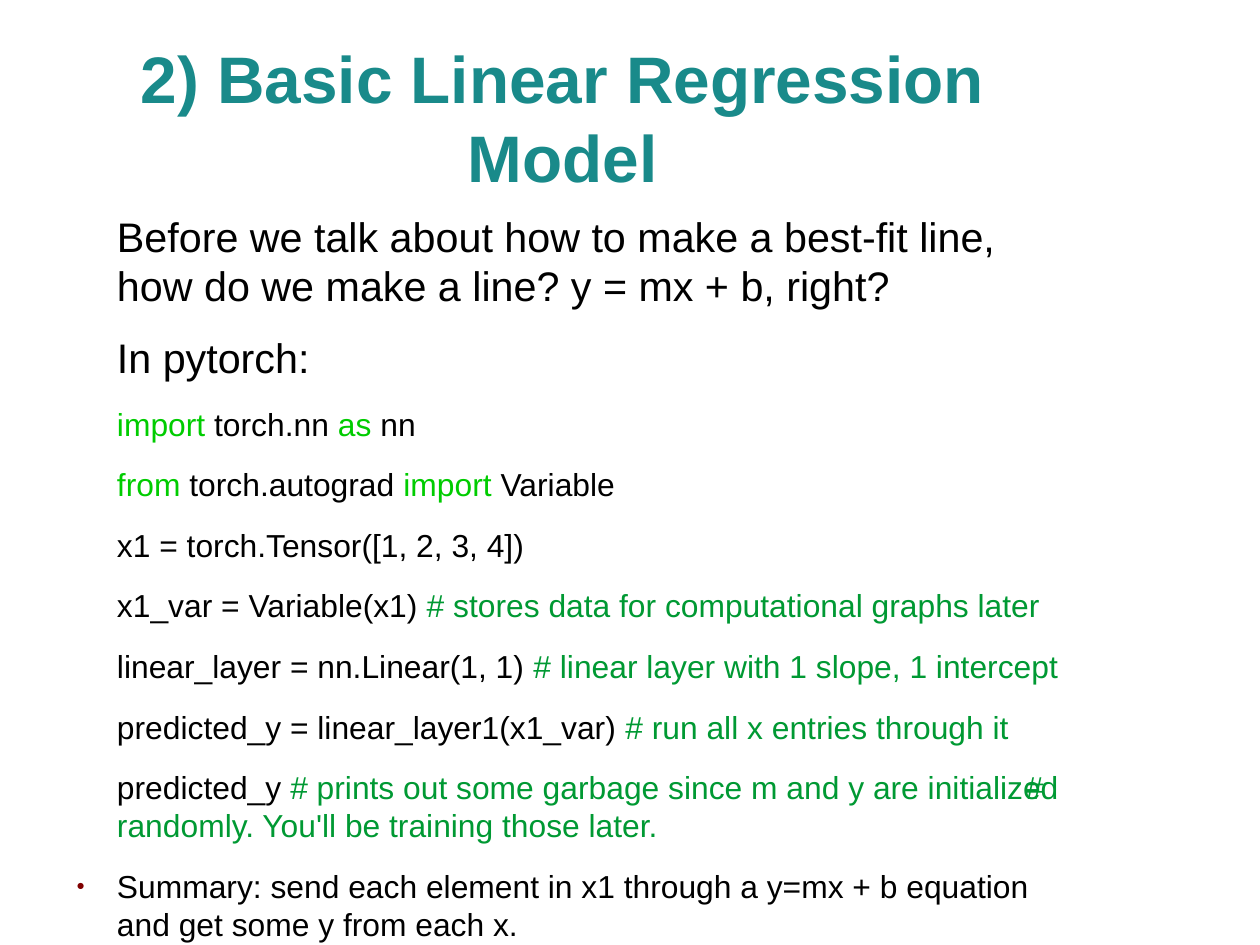
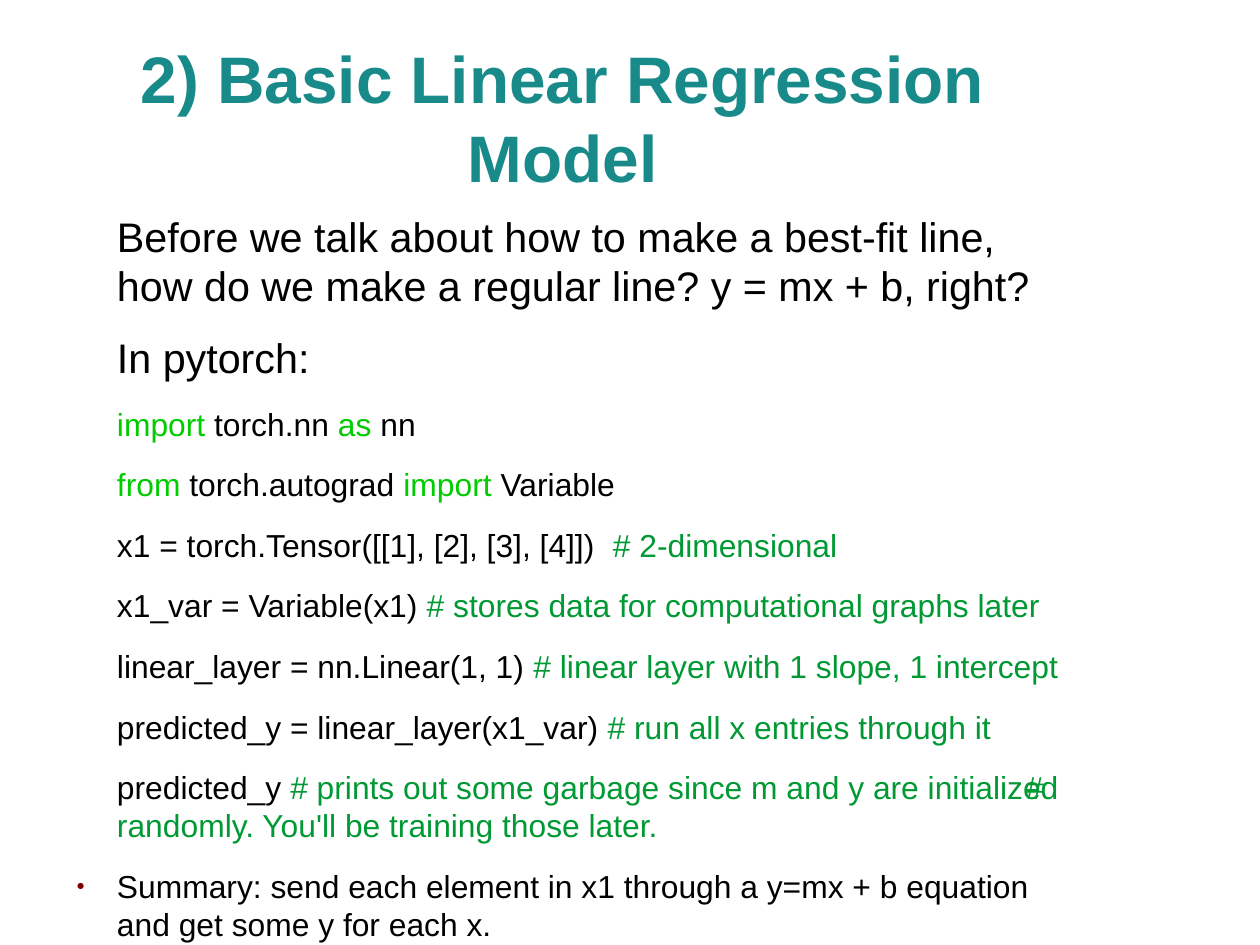
Before and after one commit to joshualmitchell/joshualmitchell.github.io, a slide deck: slide 7 of _posts/DL PyTorch Presentation.odp. Drawn at 1260x945 pixels with LibreOffice and Linux fonts; fonts in the diff are those of the drawing; background and template pictures are left out. Boxes give left, top, right and bottom in pixels: in the first picture for what was removed or moved away, otherwise in the second. Text is boxed around its words. In the diff, an @@ line names an element or a change of style, - is before the commit and + after.

Commit message:
added more slides

```diff
--- a/_posts/DL PyTorch Presentation.odp
+++ b/_posts/DL PyTorch Presentation.odp
@@ text at (117,222,1029,309): text changed @@
-Before we talk about how to make a best-fit line, how do we make a line? y = mx + b, right?
+Before we talk about how to make a best-fit line, how do we make a regular line? y = mx + b, right?
@@ text at (117,534,837,563): text changed @@
-x1 = torch.Tensor([1, 2, 3, 4])
+x1 = torch.Tensor([[1], [2], [3], [4]]) # 2-dimensional
@@ text at (117,716,991,744): text changed @@
-predicted_y = linear_layer1(x1_var) # run all x entries through it
+predicted_y = linear_layer(x1_var) # run all x entries through it
@@ text at (117,875,1028,942): text changed @@
-● Summary: send each element in x1 through a y=mx + b equation and get some y from each x.
+● Summary: send each element in x1 through a y=mx + b equation and get some y for each x.
```
Also in this commit, not shown: 2 other slides changed, 5 slides added, 1 slide removed, 1 other file.
